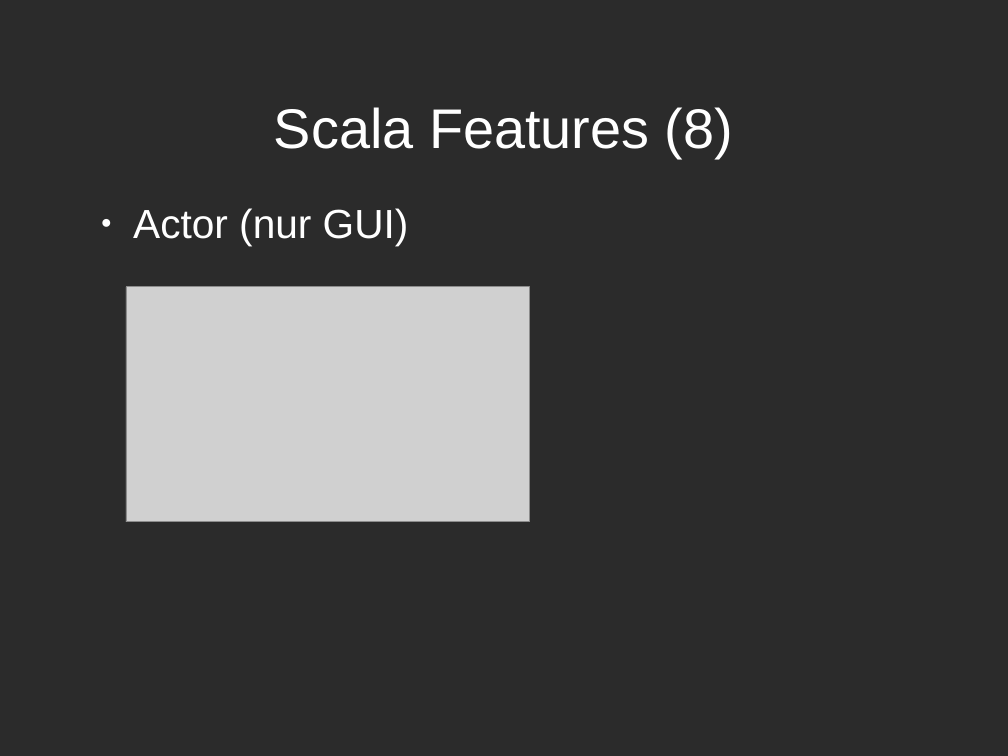
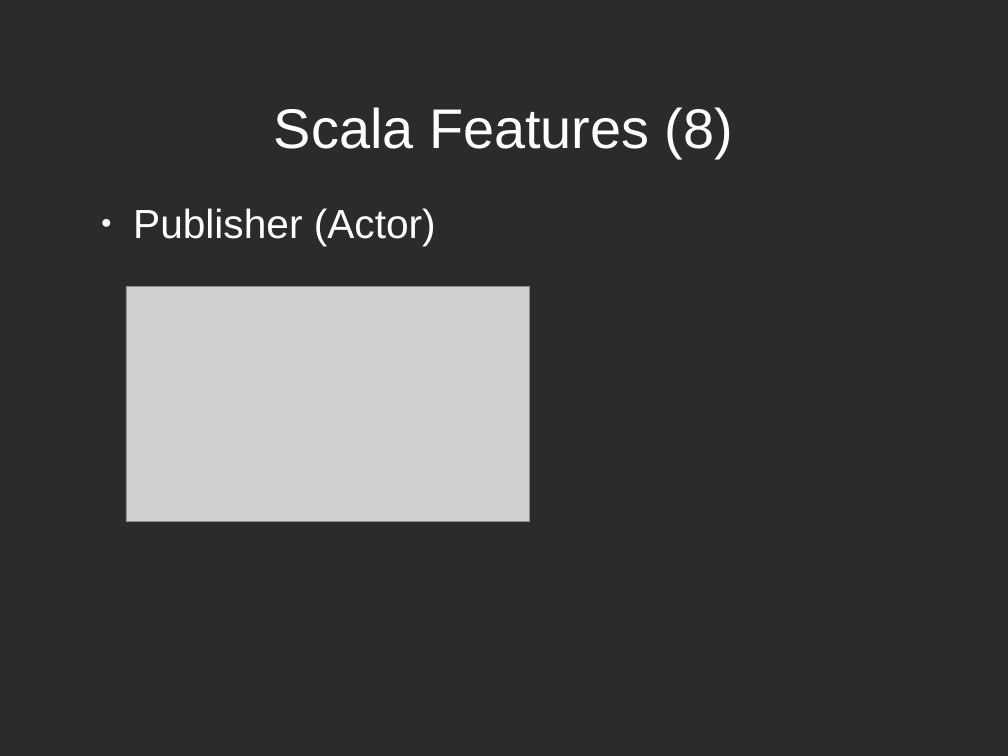
Before and after one commit to Jaykhum/dicewar, a slide deck: slide 16 of doc/Dicewars.odp. Drawn at 1008x756 pixels with LibreOffice and Linux fonts; fonts in the diff are those of the drawing; grey boxes stand for pictures; background and template pictures are left out; a plain dark background stands for a picture behind light text. Boxes give left, top, right and bottom in pixels: in the first picture for what was removed or moved away, otherwise in the second. Text is boxed around its words. In the diff, an @@ line names an element or a change of style, - is before the commit and + after.

```diff
--- a/doc/Dicewars.odp
+++ b/doc/Dicewars.odp
@@ text at [133,208,436,246]: text changed @@
-● Actor (nur GUI)
+● Publisher (Actor)
```
Also in this commit, not shown: 3 other slides changed, 2 other files.
